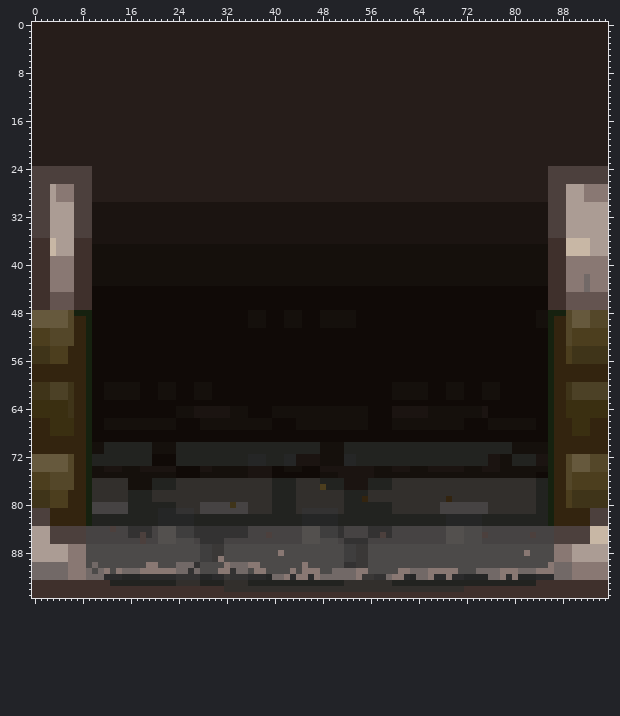
Two states of a sprite sheet, public/assets/tilesets/stairs.png. Above: the version before the commit.
The file is 96x96 pixels. Colours within 5 levels of each other are drawn and written as one.
The same view after the edit:
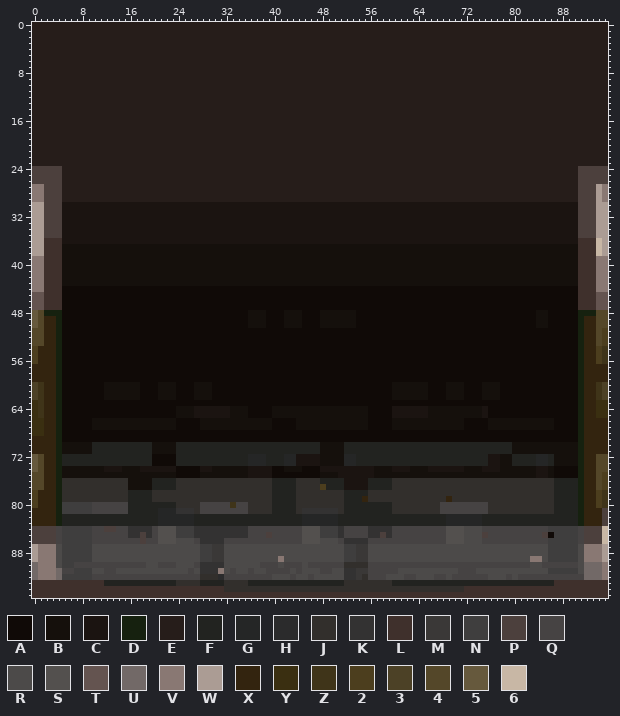
Palette (. is transparent): A #100a07  B #15100c  C #1b1411  D #16210f  E #261d1a  F #222320  G #252626  H #2b2b2c  J #322f2c  K #333232  L #3f302c  M #3a3837  N #3f3e3e  P #4c403d  Q #464343  R #4c4a49  S #53504e  T #645450  U #726967  V #897873  W #ab9c94  X #33240f  Y #3a2f11  Z #3f3419  2 #4c3e1e  3 #4c4126  4 #544729  5 #66593d  6 #c8b7a5
Message: show stairs on level complete, and use that to pass the level
The exact change:
Changed rows in their new state; - is an unchanged pixel.
first column x 0:
24 -----EEEEE----------------------------------------------------------------------------EEEEE----
25 -----EEEEE----------------------------------------------------------------------------EEEEE----
26 -----EEEEE----------------------------------------------------------------------------EEEEE----
27 VV-PPEEEEE----------------------------------------------------------------------------EEEEEPPPW
28 VV-PPEEEEE----------------------------------------------------------------------------EEEEEPPPW
29 VV-PPEEEEE----------------------------------------------------------------------------EEEEEPPPW
30 WW-PPCCCCC----------------------------------------------------------------------------CCCCCPPP-
31 WW-PPCCCCC----------------------------------------------------------------------------CCCCCPPP-
32 WW-PPCCCCC----------------------------------------------------------------------------CCCCCPPP-
33 WW-PPCCCCC----------------------------------------------------------------------------CCCCCPPP-
34 WW-PPCCCCC----------------------------------------------------------------------------CCCCCPPP-
35 WW-PPCCCCC----------------------------------------------------------------------------CCCCCPPP-
36 WW-LLCCCCC----------------------------------------------------------------------------CCCCCLLL6
37 WW-LLBBBBB----------------------------------------------------------------------------BBBBBLLL6
38 WW-LLBBBBB----------------------------------------------------------------------------BBBBBLLL6
39 VV-LLBBBBB----------------------------------------------------------------------------BBBBBLLL-
40 VV-LLBBBBB----------------------------------------------------------------------------BBBBBLLL-
41 VV-LLBBBBB----------------------------------------------------------------------------BBBBBLLL-
42 VV-LLBBBBB----------------------------------------------------------------------------BBBBBLLL-
43 VV-LLBBBBB----------------------------------------------------------------------------BBBBBLLL-
44 VV-LLAAAAA----------------------------------------------------------------------------AAAAALLL-
45 TT-LLAAAAA----------------------------------------------------------------------------AAAAALLL-
46 TT-LLAAAAA----------------------------------------------------------------------------AAAAALLL-
47 TT-LLAAAAA----------------------------------------------------------------------------AAAAALLL-
48 -4DDDAAAAA----------------------------------------------------------------------------AAAAADDD-
49 -4XXDAAAAA----------------------------------------------------------------------------AAAAADXX-
50 -4XXDAAAAA----------------------------------------------------------------------------AAAAADXX-
51 44XXDAAAAA----------------------------------------------------------------------------AAAAADXX4
52 44XXDAAAAA----------------------------------------------------------------------------AAAAADXX4
53 44XXDAAAAA----------------------------------------------------------------------------AAAAADXX4
54 2XXXDAAAAA----------------------------------------------------------------------------AAAAADXX2
55 2XXXDAAAAA----------------------------------------------------------------------------AAAAADXX2
56 2XXXDAAAAA----------------------------------------------------------------------------AAAAADXX2
57 ----DAAAAA----------------------------------------------------------------------------AAAAAD---
58 ----DAAAAA----------------------------------------------------------------------------AAAAAD---
59 ----DAAAAA----------------------------------------------------------------------------AAAAAD---
60 3-XXDAAAAA----------------------------------------------------------------------------AAAAADXXZ
61 3-XXDAAAAA----------------------------------------------------------------------------AAAAADXXZ
62 3-XXDAAAAA----------------------------------------------------------------------------AAAAADXXZ
63 -ZXXDAAAAA----------------------------------------------------------------------------AAAAADXX-
64 -ZXXDAAAAA----------------------------------------------------------------------------AAAAADXX-
65 -ZXXDAAAAA----------------------------------------------------------------------------AAAAADXX-
66 YY-XDAAAAABB------------------------------------------------------------------------BBBAAAADX--
67 YY-XDAAAAABB------------------------------------------------------------------------BBBAAAADX--
68 YY-XDAAAAA----------------------------------------------------------------------------AAAAADX--
69 ----DAAAAA----------------------------------------------------------------------------AAAAAD---
70 ----DBBBBBFF--------------------------------------------------------------------------BBBBBD---
71 ----DBBBBBFF--------------------------------------------------------------------------BBBBBD---
72 -4XXDFFFFF--------------------------------------------------------------------------GGFBBBBDXX-
73 -4XXDFFFFF--------------------------------------------------------------------------GGFBBBBDXX-
74 -4XXDBBBBB--------------------------------------------------------------------------CCBAAAADXX-
75 44XXDBBBBB--------------------------------------------------------------------------CCBAAAADXX4
76 44XXDJJJJJ--------------------------------------------------------------------------JJJFFFFDXX4
77 44XXDJJJJJ--------------------------------------------------------------------------JJJFFFFDXX4
78 2XXXDJJJJJ--------------------------------------------------------------------------JJJFFFFDXX2
79 2XXXDJJJJJ--------------------------------------------------------------------------JJJFFFFDXX2
80 2XXXDNNNNN--------------------------------------------------------------------------JJJFFFFDXX2
81 XXX-DNNNNN--------------------------------------------------------------------------JJJFFFFD-XX
82 XXX-DFFFFF----------------------------------------------------------------------------FFFFFD-XX
83 XXX-DFFFFF----------------------------------------------------------------------------FFFFFD-XX
84 PPP-QNNNNN--P-------------------------------------------------------------------------NNNNNQ-PP
85 PPP-QNNNNN-------------------------------------------------------------------------Q-PANNNNQ-PP
86 PPP-QNNNNN----------------------------------------------------------------------------NNNNNQ-PP
87 -VVVRNNNNN----------------------------------------------------------------------------NNNNNRVVV
88 -VVVRNNNNN-------------------------------R----------------------------------------R---NNNNNRVVV
89 -VVVRNNNNN---------------------M---------V-----------------------------------------VV-NNNNNRVVV
90 -VVVRNNQQQQQQQQQQQQRRQQQRRRQKKKKRRRRRRQQQ-QQQRQQQQQQJJJJQQQQQQQQQQQQQQQQQQQQQQQQQQQ--QQQQQQRUUU
91 -VVV-QQNNN-RQQRRRRRRRRRRRRQRKKK-RQRRQRRQQQQRQRRRQQRRKKMMQQQQQRRRRRRRRRRQQQRRRRRRRRRRRRNNNNNRUUU
92 -VVV-NNNNNQQQQQQQQQQQQQQQQQQJJJ-QQQQQQQQRRRQRRQRRRRRKKMJQQQRRRQQRRRQQRQQQQQQRRRQRQQQQQQQQQQQUUU
93 ------------F-----------------------------------------------------------------------FFF--------
Where, in picture pixels (left, top, right, bottom), the same in both pictures:
changed: (32, 166, 602, 586)
